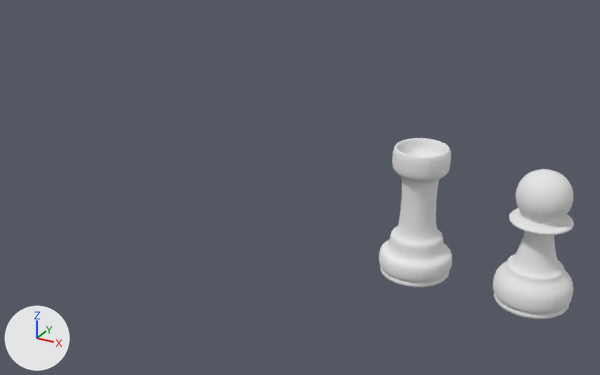
Renders of the Blender file Chess.blend from each side of a commit.
Before and after are seen from a camera (50 mm lens) standing at (2.33, -11.9, 7.08) and looking at (-4.3, 0.14, 1.06). Lighting does not change. The marker at lower left points along +X, +Y and +Z.

Names of what the first picture shows: 'Pawn', 'Rook'.
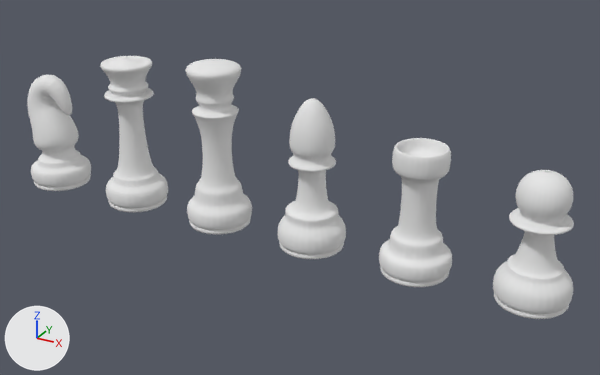
Changed parts and their boxes [x1, y1, x2, y2] in the pictures (600 x 375 px):
'King', added: after [186, 59, 252, 234]
'Bishop', added: after [278, 98, 346, 259]
'Queen', added: after [100, 56, 168, 212]
'Knight', added: after [27, 75, 91, 191]

The change, as a diff of the scene's bpy script:
```diff
--- a/Chess.blend.py
+++ b/Chess.blend.py
@@ cu_queencurve @@
+cu_queencurve = bpy.data.curves.new('QueenCurve', 'CURVE')
+cu_queencurve.dimensions = '2D'
+_sp = cu_queencurve.splines.new('NURBS'); _sp.points.add(28)
+_sp.points.foreach_set('co', [0.0162, 3.047, 0.0, 1.0, -0.046, 3.047, 0.0, 1.0, -0.046, 2.989, 0.0, 1.0, -0.257, 2.958, 0.0, 1.0, -0.324, 2.905, 0.0, 1.0, -0.45, 2.96, 0.0, 1.0, -0.518, 2.893, 0.0, 1.0, -0.398, 2.759, 0.0, 1.0, -0.319, 2.575, 0.0, 1.0, -0.338, 2.515, 0.0, 1.0, -0.338, 2.515, 0.0, 1.0, -0.386, 2.472, 0.0, 1.0, -0.376, 2.422, 0.0, 1.0, -0.304, 2.355, 0.0, 1.0, -0.434, 2.345, 0.0, 1.0, -0.434, 2.345, 0.0, 1.0, -0.503, 2.283, 0.0, 1.0, -0.368, 2.238, 0.0, 1.0, -0.275, 2.207, 0.0, 1.0, -0.205, 1.949, 0.0, 1.0, -0.315, 0.704, 0.0, 1.0, -0.451, 0.706, 0.0, 1.0, -0.444, 0.53, 0.0, 1.0, -0.624, 0.481, 0.0, 1.0, -0.625, 0.172, 0.0, 1.0, -0.557, 0.15, 0.0, 1.0, -0.617, 0.0827, 0.0, 1.0, -0.534, 0.00752, 0.0, 1.0, 0.0407, 0.0, 0.0, 1.0])
+_sp.order_v = 0
+_sp.resolution_u = 8
+_sp.use_endpoint_u = True
+cu_queencurve.materials.append(mat_glass)  # white #e7e7e7
+cu_queencurve.use_path_clamp = True
+cu_queencurve.bevel_resolution = 0
+cu_queencurve.resolution_u = 8
+cu_queencurve.fill_mode = 'BOTH'
@@ cu_kingcurve @@
+cu_kingcurve = bpy.data.curves.new('KingCurve', 'CURVE')
+cu_kingcurve.dimensions = '2D'
+_sp = cu_kingcurve.splines.new('NURBS'); _sp.points.add(19)
+_sp.points.foreach_set('co', [0.0154, 3.228, 0.0, 1.0, 0.0154, 3.228, 0.0, 1.0, -0.447, 3.168, 0.0, 1.0, -0.549, 3.048, 0.0, 1.0, -0.268, 2.647, 0.0, 1.0, -0.381, 2.534, 0.0, 1.0, -0.274, 2.426, 0.0, 1.0, -0.307, 2.323, 0.0, 1.0, -0.458, 2.303, 0.0, 1.0, -0.389, 2.247, 0.0, 1.0, -0.241, 1.763, 0.0, 1.0, -0.3, 0.862, 0.0, 1.0, -0.451, 0.864, 0.0, 1.0, -0.444, 0.53, 0.0, 1.0, -0.624, 0.481, 0.0, 1.0, -0.625, 0.172, 0.0, 1.0, -0.557, 0.15, 0.0, 1.0, -0.617, 0.0827, 0.0, 1.0, -0.534, 0.00752, 0.0, 1.0, 0.0407, 0.0, 0.0, 1.0])
+_sp.order_v = 0
+_sp.resolution_u = 8
+_sp.use_endpoint_u = True
+cu_kingcurve.materials.append(mat_glass)  # white #e7e7e7
+cu_kingcurve.use_path_clamp = True
+cu_kingcurve.bevel_resolution = 0
+cu_kingcurve.resolution_u = 8
+cu_kingcurve.fill_mode = 'BOTH'
@@ cu_bishopcurve @@
+cu_bishopcurve = bpy.data.curves.new('BishopCurve', 'CURVE')
+cu_bishopcurve.dimensions = '2D'
+_sp = cu_bishopcurve.splines.new('NURBS'); _sp.points.add(20)
+_sp.points.foreach_set('co', [-0.0165, 2.827, 0.0, 1.0, -0.117, 2.796, 0.0, 1.0, -0.246, 2.635, 0.0, 1.0, -0.39, 2.301, 0.0, 1.0, -0.41, 1.911, 0.0, 1.0, -0.293, 1.841, 0.0, 1.0, -0.366, 1.724, 0.0, 1.0, -0.427, 1.691, 0.0, 1.0, -0.414, 1.632, 0.0, 1.0, -0.228, 1.632, 0.0, 1.0, -0.242, 1.248, 0.0, 1.0, -0.286, 0.909, 0.0, 1.0, -0.361, 0.785, 0.0, 1.0, -0.503, 0.785, 0.0, 1.0, -0.444, 0.609, 0.0, 1.0, -0.624, 0.481, 0.0, 1.0, -0.625, 0.172, 0.0, 1.0, -0.557, 0.15, 0.0, 1.0, -0.617, 0.0827, 0.0, 1.0, -0.534, 0.00752, 0.0, 1.0, 0.056, 0.0, 0.0, 1.0])
+_sp.order_v = 0
+_sp.resolution_u = 8
+_sp.use_endpoint_u = True
+cu_bishopcurve.materials.append(mat_glass)  # white #e7e7e7
+cu_bishopcurve.use_path_clamp = True
+cu_bishopcurve.bevel_resolution = 0
+cu_bishopcurve.resolution_u = 8
+cu_bishopcurve.fill_mode = 'BOTH'
@@ cu_knightcurve @@
+cu_knightcurve = bpy.data.curves.new('KnightCurve', 'CURVE')
+cu_knightcurve.dimensions = '2D'
+_sp = cu_knightcurve.splines.new('NURBS'); _sp.points.add(15)
+_sp.points.foreach_set('co', [-0.00121, 3.095, 0.0, 1.0, -0.00121, 3.095, 0.0, 1.0, -0.109, 3.204, 0.0, 1.0, -0.269, 2.022, 0.0, 1.0, -0.327, 1.637, 0.0, 1.0, -0.537, 0.916, 0.0, 1.0, -0.286, 0.842, 0.0, 1.0, -0.361, 0.632, 0.0, 1.0, -0.451, 0.632, 0.0, 1.0, -0.444, 0.468, 0.0, 1.0, -0.624, 0.481, 0.0, 1.0, -0.625, 0.172, 0.0, 1.0, -0.557, 0.15, 0.0, 1.0, -0.617, 0.0827, 0.0, 1.0, -0.534, 0.00752, 0.0, 1.0, 0.0407, 0.0, 0.0, 1.0])
+_sp.order_v = 0
+_sp.resolution_u = 8
+_sp.use_endpoint_u = True
+cu_knightcurve.materials.append(mat_glass)  # white #e7e7e7
+cu_knightcurve.use_path_clamp = True
+cu_knightcurve.bevel_resolution = 0
+cu_knightcurve.resolution_u = 8
+cu_knightcurve.fill_mode = 'BOTH'
@@ cu_knightdeform_001 @@
+cu_knightdeform_001 = bpy.data.curves.new('KnightDeform.001', 'CURVE')
+cu_knightdeform_001.dimensions = '2D'
+_sp = cu_knightdeform_001.splines.new('NURBS'); _sp.points.add(7)
+_sp.points.foreach_set('co', [-0.0423, 0.0218, 0.0, 1.0, -0.0423, 0.537, 0.0, 1.0, -0.0423, 1.266, 0.0, 1.0, -0.346, 1.576, 0.0, 1.0, -0.346, 1.998, 0.0, 1.0, -0.127, 2.218, 0.0, 1.0, 0.161, 2.177, 0.0, 1.0, 0.33, 1.746, 0.0, 1.0])
+_sp.order_v = 0
+_sp.resolution_u = 8
+_sp.use_endpoint_u = True
+cu_knightdeform_001.materials.append(mat_glass)  # white #e7e7e7
+cu_knightdeform_001.use_path_clamp = True
+cu_knightdeform_001.bevel_resolution = 0
+cu_knightdeform_001.resolution_u = 8
+cu_knightdeform_001.fill_mode = 'BOTH'
@@ ob_queen @@
+ob_queen = bpy.data.objects.new('Queen', cu_queencurve)  # modifiers SCREW
+ob_queen.location = (-7.99, 0.02, -0.01)
+ob_queen.rotation_euler = (1.571, 0.0, 0.0)  # degrees (90, 0, 0)
@@ ob_king @@
+ob_king = bpy.data.objects.new('King', cu_kingcurve)  # modifiers SCREW
+ob_king.location = (-5.99, 0.02, -0.01)
+ob_king.rotation_euler = (1.571, 0.0, 0.0)  # degrees (90, 0, 0)
@@ ob_bishop @@
+ob_bishop = bpy.data.objects.new('Bishop', cu_bishopcurve)  # modifiers SCREW
+ob_bishop.location = (-3.99, 0.02, -0.01)
+ob_bishop.rotation_euler = (1.571, 0.0, 0.0)  # degrees (90, 0, 0)
@@ ob_knight @@
+ob_knight = bpy.data.objects.new('Knight', cu_knightcurve)  # modifiers SCREW, CURVE
+ob_knight.location = (-9.99, 0.02, -0.01)
+ob_knight.rotation_euler = (1.571, 0.0, 0.0)  # degrees (90, 0, 0)
@@ ob_knightdeform @@
+ob_knightdeform = bpy.data.objects.new('KnightDeform', cu_knightdeform_001)
+ob_knightdeform.location = (-9.99, 0.0195, -0.0142)
+ob_knightdeform.rotation_euler = (1.571, 0.0, 0.0)  # degrees (90, 0, 0)
```
